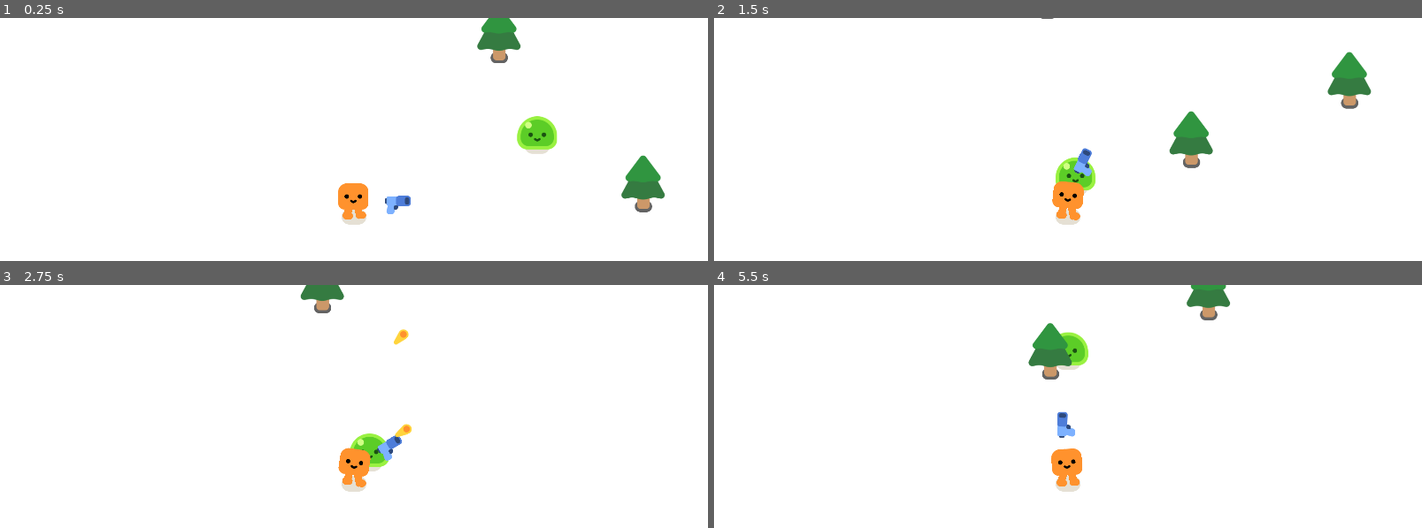
Above: before the commit, frames 1-4 (two rows, left to right).
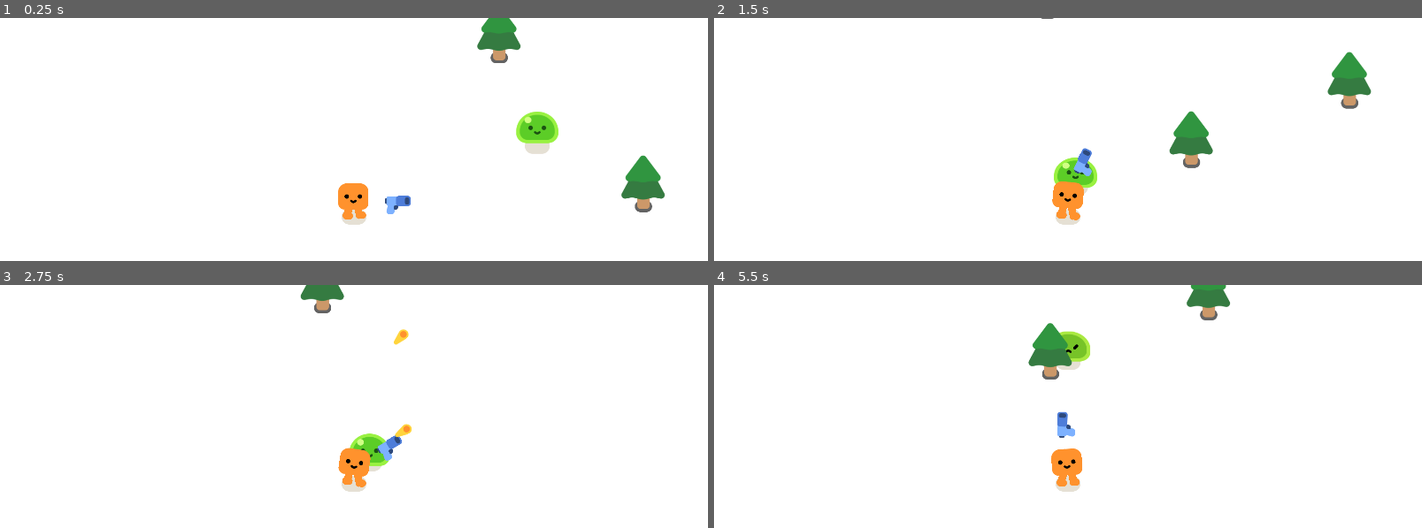
Above: after the commit, the same moments.

Repository: Nicholas-Abell/godot_practice
Game: Godot game, scene res://main_scene.tscn
Two runs of this game, one before a commit and one after it. Both use one fixed random seed, a clock stepped at 60 frames per second and the inputs below.
Inputs:
- Up to frame 1 (0.25 s): no input
- Up to frame 2 (1.5 s): hold D (move_right) 0.53-1.28 s; hold S (move_down) from 1.28 s (still down)
- Up to frame 3 (2.75 s): release S (move_down) at 2.03 s; hold D (move_right) from 2.03 s (still down)
- Up to frame 4 (5.5 s): release D (move_right) at 2.78 s; hold W (move_up) 2.78-3.53 s; hold A (move_left) 3.53-5.03 s; hold S (move_down) from 5.03 s (still down)

The runs differ from the first frame. In frame 1, 0.5% of the frame differs, in the area x 72-79%, y 38-55%; in frame 2, 0.2%; in frame 3, less than 0.1%; in frame 4, 0.4%.

Commit message:
smoke animation on mob death

Diff:
--- a/Slime.gd
+++ b/Slime.gd
@@ -8,6 +8,9 @@
 
 @onready var player = get_node("/root/MainScene/Player")
 
+func  _ready():
+	%Slime.play_walk()
+
 func _physics_process(delta):
 	var direction = global_position.direction_to(player.global_position)
 	velocity = direction * 300.0
@@ -15,5 +18,12 @@
 
 func take_damage():
 	health -=1
+	%Slime.play_hurt()
+
 	if health == 0:
 		queue_free()
+
+		const SMOKE_SCENE = preload("res://smoke_explosion/smoke_explosion.tscn")
+		var smoke = SMOKE_SCENE.instantiate()
+		get_parent().add_child(smoke)
+		smoke.global_position = global_position
--- a/characters/slime/mob.tscn
+++ b/characters/slime/mob.tscn
@@ -11,6 +11,7 @@
 script = ExtResource("1_8q2ey")
 
 [node name="Slime" parent="." instance=ExtResource("2_2xi6a")]
+unique_name_in_owner = true
 
 [node name="CollisionShape2D" type="CollisionShape2D" parent="."]
 position = Vector2(0, -29)
--- a/player.gd
+++ b/player.gd
@@ -1,4 +1,6 @@
 extends CharacterBody2D
+
+var health = 100.0
 
 func _physics_process(delta):
 	var direction = Input.get_vector("move_left", "move_right", "move_up", "move_down")
